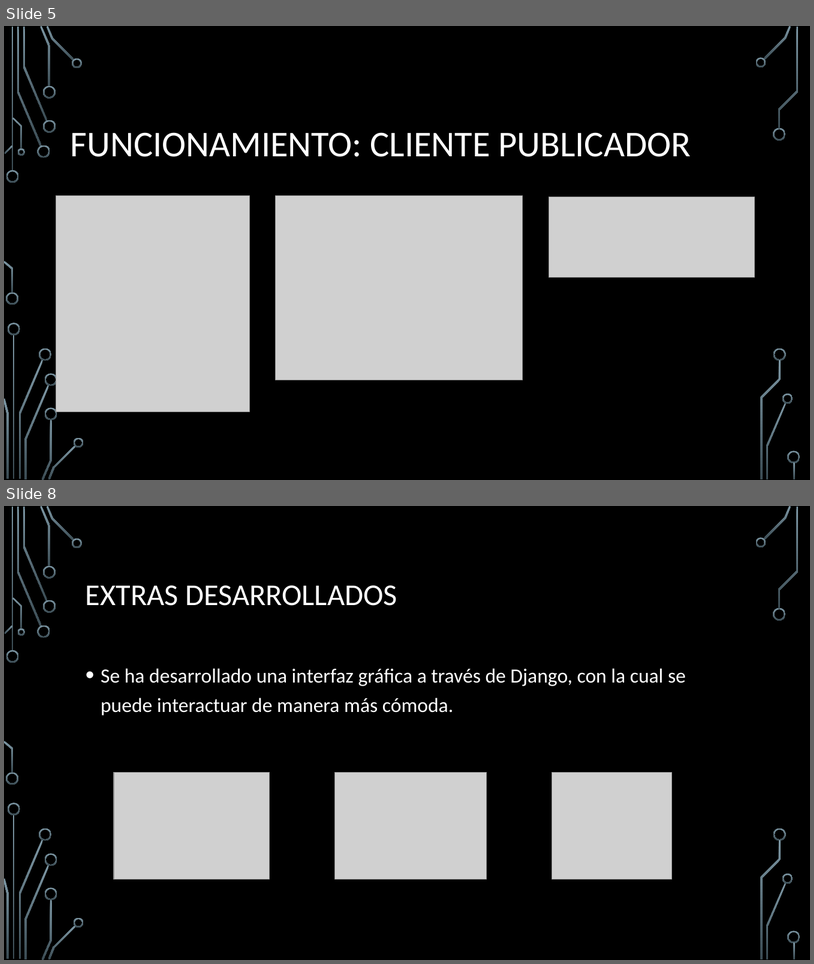
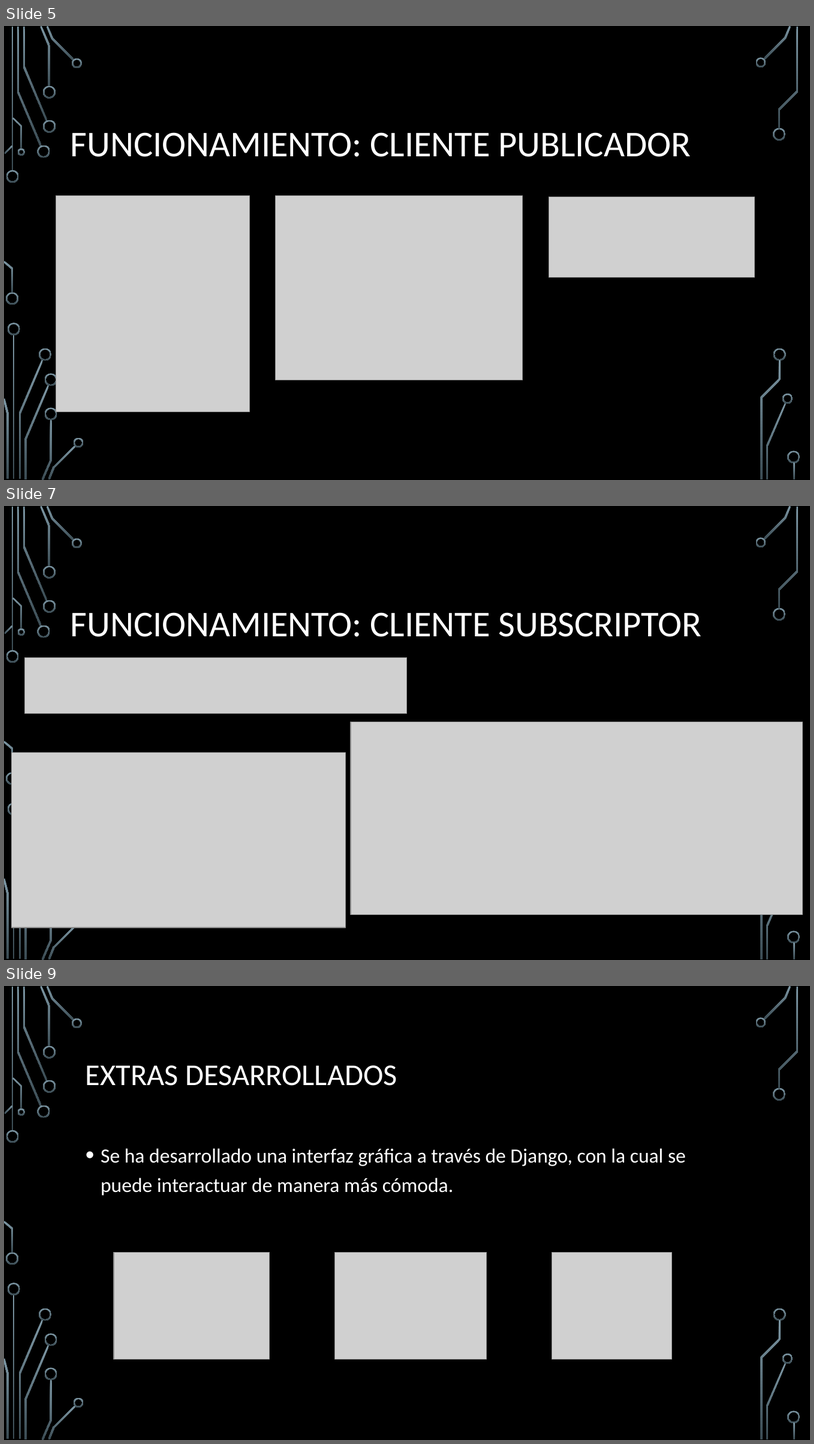
Before and after one commit to ManelDiaz/Reto_Envio, a slide deck: RETO 2 Envío de datos.pptx. Shown one above the other, each under a label of ours: slides 5 and 8 before the commit, slides 5, 7 and 9 after it; the slides between them are not shown. The pictures are 814x964 and 814x1444 pixels, drawn with LibreOffice and Linux fonts; fonts in the diff are those of the drawing; grey boxes stand for pictures; background and template pictures are left out. Boxes give left, top, right and bottom in pixels: in the first picture for what was removed or moved away, otherwise in the second. Text is boxed around its words. In the diff, an @@ line names an element or a change of style, - is before the commit and + after.

```diff
--- a/RETO 2 Envío de datos.pptx
+++ b/RETO 2 Envío de datos.pptx
@@ slide 7 added at (x1=4, y1=506, x2=810, y2=960), background picture (left out); not listed: 31 template elements that a slide beside it also shows @@
@@ title added at (x1=71, y1=612, x2=702, y2=637), 43.2 pt, text #FFFFFF @@
+FUNCIONAMIENTO: CLIENTE SUBSCRIPTOR
@@ picture added at (x1=24, y1=657, x2=407, y2=714) @@
@@ picture added at (x1=351, y1=722, x2=803, y2=915) @@
@@ picture added at (x1=11, y1=752, x2=346, y2=927) @@
@@ what was slide 8 is now slide 9 @@
```
Also in this commit, not shown: 4 slides changed, 3 other slides added.
